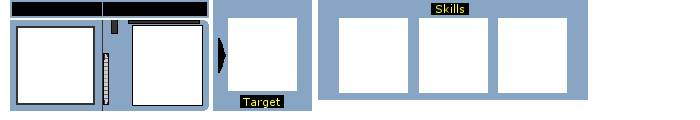
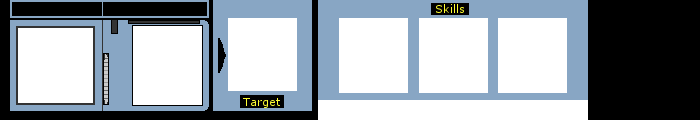
The second 700 x 120 image is a revision of the first. Changes to its layers:
added layer "main bg" above "skills text" over [0, 0, 700, 120]
